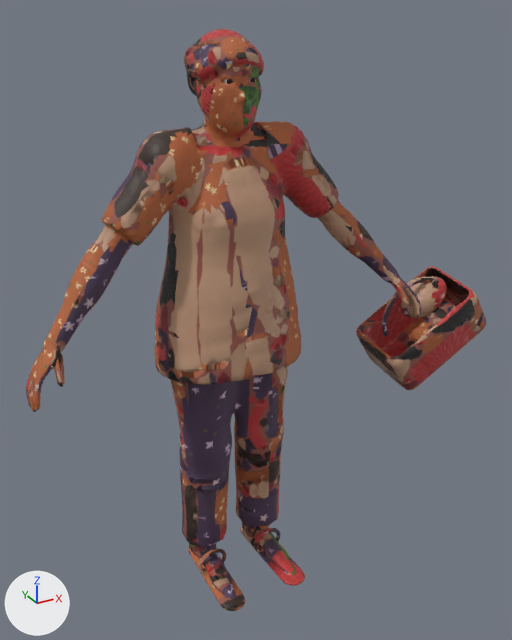
An edit to the glTF model assets/models/npc/ped_shopper.glb, drawn before and after from the same camera.
Camera for both pictures: a camera (50 mm lens) standing at (-0.795, -1.596, 1.581) and looking at (0.084, 0.002, 0.782). Lighting does not change. The marker at lower left points along +X, +Y and +Z. The picture after the commit comes second. Vertices at exactly the same position are counted once.

In view in the first picture: 'Body' and 1 more.
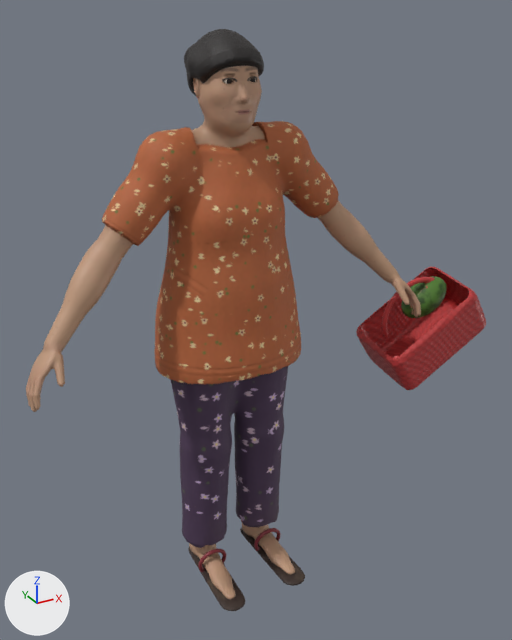
Where the change shows, as pixel boxes [x1, y1, x2, y2] in the pictures (512 x 640 px; the box of a moved part takes in the faces that stretch with it):
part 1 of me_ped_shopper_body, moved or reshaped
    both: [357, 268, 486, 388]
part 2 of me_ped_shopper_body, moved or reshaped
    before: [170, 55, 263, 216]
    after: [170, 61, 263, 216]
part 3 of me_ped_shopper_body, moved or reshaped
    both: [155, 195, 339, 422]
part 4 of me_ped_shopper_body, moved or reshaped
    before: [183, 500, 273, 548]
    after: [182, 500, 273, 545]
part 5 of me_ped_shopper_body, surface changed
    both: [26, 29, 486, 611]

Patch to the scene script:
```diff
--- a/assets/models/npc/ped_shopper.glb.py
+++ b/assets/models/npc/ped_shopper.glb.py
@@ me_ped_shopper_body @@
 # used by ob_body; location = (0.0, 0.0, 0.0)
-me_ped_shopper_body.from_pydata(...)  # 7490 vertices, 15000 faces; spans x -0.57..0.82, y -0.23..0.18, z -0.01..1.54
+me_ped_shopper_body.from_pydata(...)  # 7490 vertices, 14999 faces; spans x -0.57..0.82, y -0.23..0.18, z -0.01..1.54
+# me_ped_shopper_body part 1: 64 vertices moved within x 0.46..0.82, y -0.19..0.06, z 0.55..0.83; 150 vertices removed from x 0.46..0.82, y -0.19..0.06, z 0.53..0.82; 145 vertices added at x 0.46..0.82, y -0.19..0.06, z 0.52..0.82
+# me_ped_shopper_body part 2: 39 vertices moved within x -0.16..0.08, y -0.09..0.05, z 1.13..1.45; 117 vertices removed from x -0.08..0.09, y -0.09..0.06, z 1.29..1.47; 167 vertices added at x -0.09..0.09, y -0.1..0.06, z 1.29..1.47
+# me_ped_shopper_body part 3: 31 vertices moved from x -0.21..0.34, y -0.06..0.08, z 0.52..1.11 to x -0.21..0.34, y -0.06..0.09, z 0.52..1.11; 140 vertices removed from x -0.21..0.21, y -0.13..0.11, z 0.7..1.06; 93 vertices added at x -0.21..0.21, y -0.13..0.11, z 0.7..1.06
+# me_ped_shopper_body part 4: 2 vertices moved within x -0.12..0.12, y 0.0..0.02, z 0.1; 22 vertices removed from x -0.16..0.15, y -0.06..0.05, z 0.09..0.16; 24 vertices added at x -0.16..0.15, y -0.05..0.04, z 0.09..0.16
+# me_ped_shopper_body part 5: 12814 kept faces spanning x -0.57..0.82, y -0.23..0.18, z -0.01..1.54 get new texture (UV) coordinates
 me_ped_shopper_body.materials.append(mat_ped_shopper_mat)
```
